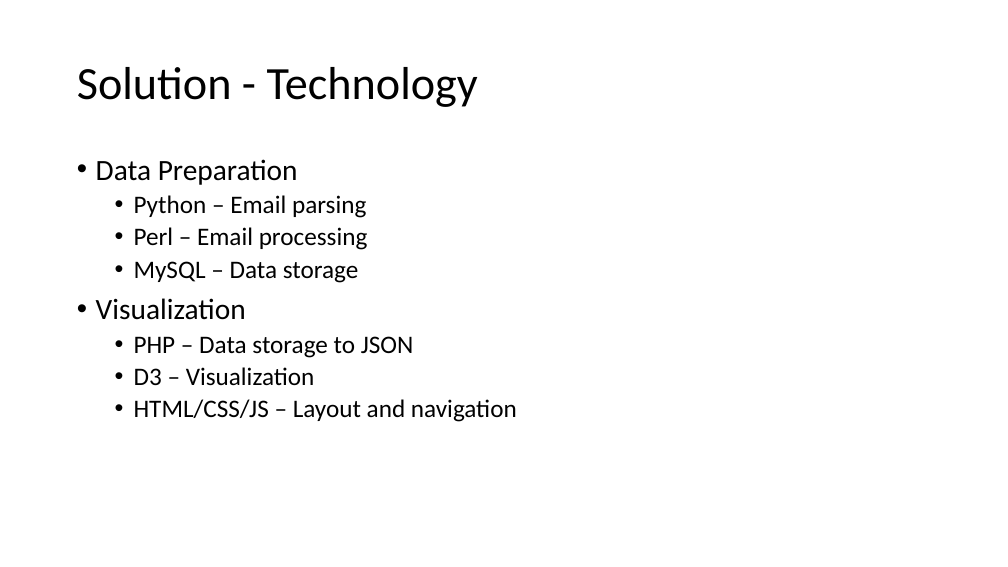
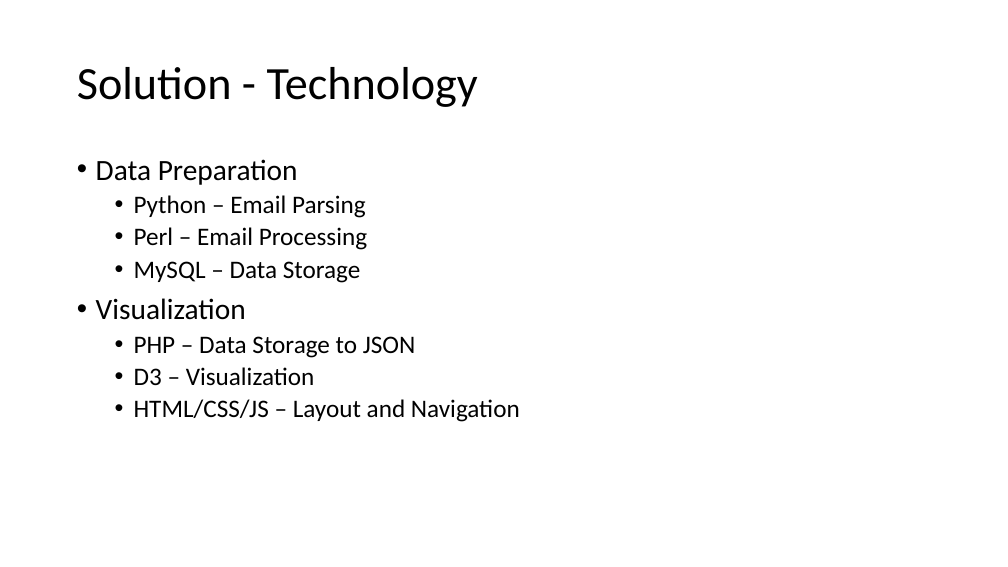
Before and after one commit to robbarwell123/COMP5209, a slide deck: slide 5 of Presentation/DSOCPresentation.pptx. Drawn at 1008x567 pixels with LibreOffice and Linux fonts; fonts in the diff are those of the drawing. Boxes give left, top, right and bottom in pixels: in the first picture for what was removed or moved away, otherwise in the second. Text is boxed around its words. In the diff, an @@ line names an element or a change of style, - is before the commit and + after.

```diff
--- a/Presentation/DSOCPresentation.pptx
+++ b/Presentation/DSOCPresentation.pptx
@@ text at [134, 195, 367, 283]: text changed @@
-  • Python – Email parsing
-  • Perl – Email processing
-  • MySQL – Data storage
+  • Python – Email Parsing
+  • Perl – Email Processing
+  • MySQL – Data Storage
@@ text at [134, 336, 416, 358]: text changed @@
-  • PHP – Data storage to JSON
+  • PHP – Data Storage to JSON
@@ text at [134, 399, 520, 422]: text changed @@
-  • HTML/CSS/JS – Layout and navigation
+  • HTML/CSS/JS – Layout and Navigation
```
Also in this commit, not shown: 3 other slides changed, 1 slide added.
